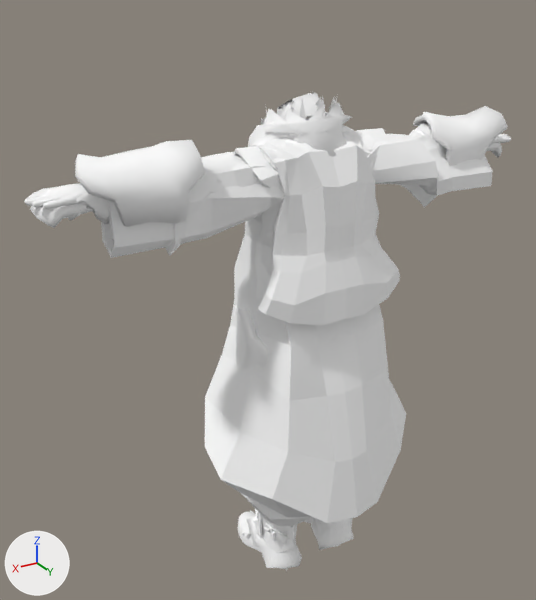
Renders of the glTF model apps/frontend/public/assets/character/gear/gear-female.glb from each side of a commit.
One viewpoint serves both versions: a 50 mm camera at (1.229, 1.859, 1.913) aimed at (0.105, -0.015, 0.976). Lighting does not change. The marker at lower left points along +X, +Y and +Z. The first picture is the older version.

The scene before the commit, as lines of its bpy script (objects in view):
```python
me_body_handpainted_knight = bpy.data.meshes.new('body-handpainted-knight')
me_body_handpainted_knight.from_pydata(...)  # 1889 vertices, 3496 faces; spans x -0.73..0.74, y -0.16..0.21, z -0.01..1.62
me_body_handpainted_knight.materials.append(mat_gear)  # white #ffffff
me_body_peasant = bpy.data.meshes.new('body-peasant')
me_body_peasant.from_pydata(...)  # 2944 vertices, 5698 faces; spans x -0.83..0.83, y -0.13..0.14, z 0.44..1.52
me_body_peasant.materials.append(mat_gear)  # white #ffffff
me_body_purple_mage = bpy.data.meshes.new('body-purple-mage')
me_body_purple_mage.from_pydata(...)  # 503 vertices, 974 faces; spans x -0.64..0.64, y -0.15..0.27, z 0.08..1.62
me_body_purple_mage.materials.append(mat_gear)  # white #ffffff
ob_body_handpainted_knight = bpy.data.objects.new('body-handpainted-knight', me_body_handpainted_knight)
ob_body_handpainted_knight.location = (0.0, 0.0, 0.0)
ob_body_peasant = bpy.data.objects.new('body-peasant', me_body_peasant)
ob_body_peasant.location = (0.0, 0.0, 0.0)
ob_body_purple_mage = bpy.data.objects.new('body-purple-mage', me_body_purple_mage)
ob_body_purple_mage.location = (0.0, 0.0, 0.0)
# also in view: 'body-dark-knight' at (0.002, 0.02, 0.804); 'body-red-robe' at (0.0, 0.092, 0.79); 'shoes-peasant' at (0.0, 0.0, 0.226)
```
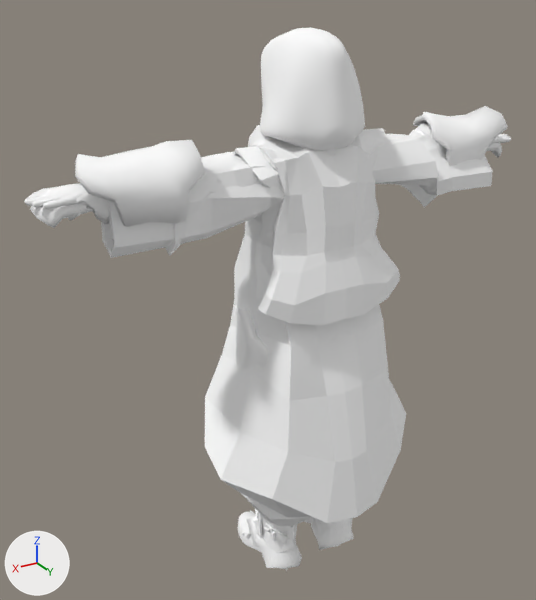
What differs and where, as boxes [x1, y1, x2, y2] in the pictures (536 x 600 px):
'head-ranger-hood', added: after [260, 27, 365, 151]

What the commit changed:
Mesh me_head_ranger_hood is new.
It has 952 vertices, 1900 faces and spans x -0.163..0.164, y -0.132..0.21, z 1.474..1.794.
It uses material mat_gear (white #ffffff).
Object 'head-ranger-hood' (ob_head_ranger_hood) is new; it shows me_head_ranger_hood.
Its location is (0.0, 0.0, 0.0).
